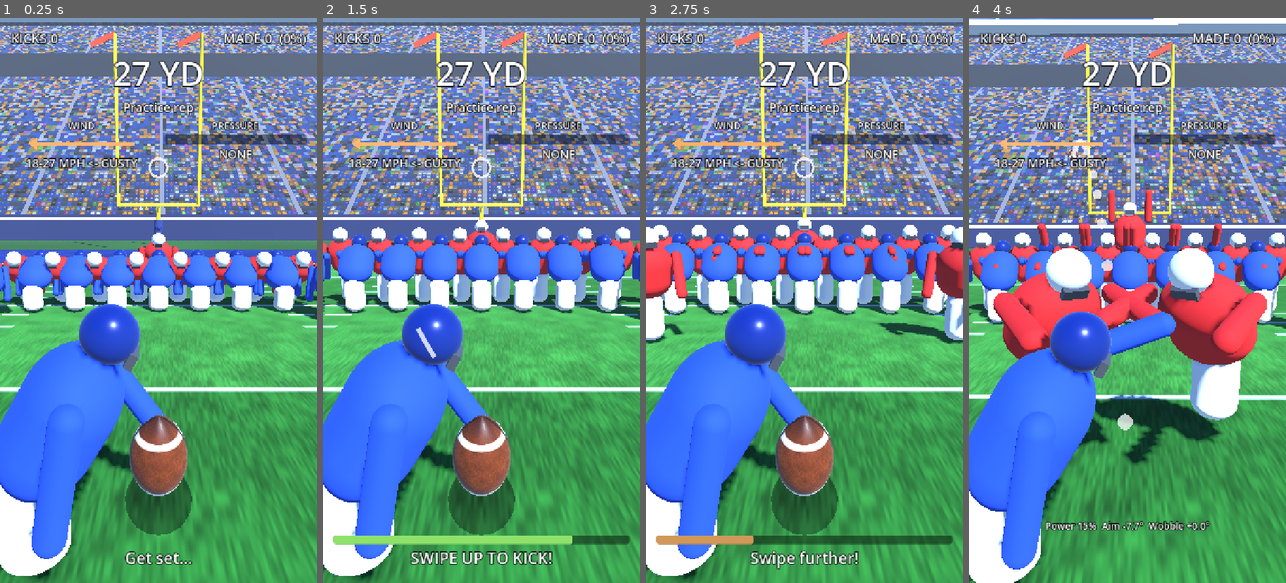
Above: before the commit, frames 1-4 (left to right).
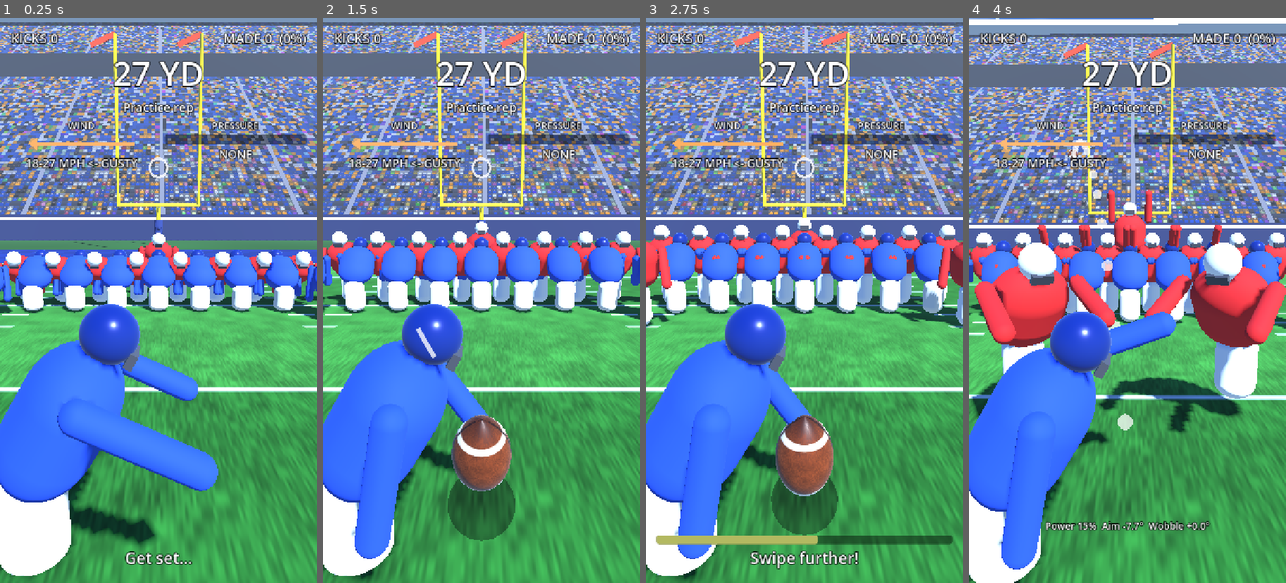
Above: after the commit, the same moments.

Repository: brockd2k9/thekicker
Game: Godot game, scene res://scenes/field_goal.tscn
Two runs of this game, one before a commit and one after it. Both use one fixed random seed, a clock stepped at 60 frames per second and the inputs below.
Inputs (mouse positions are in pixels of both pictures, inside the frame that each line leads up to):
- Up to frame 1 (0.25 s): no input
- Up to frame 2 (1.5 s): move the mouse to (551, 272) at 0.52 s; click (551, 272) at 0.67 s; drag from (418, 328) to (465, 413) at 1.27 s
- Up to frame 3 (2.75 s): move the mouse to (836, 176) at 2.02 s; click (836, 176) at 2.17 s
- Up to frame 4 (4 s): drag from (1111, 413) to (1032, 215) at 2.77 s; move the mouse to (1222, 385) at 3.52 s; click (1222, 385) at 3.67 s

The runs differ from the first frame. In frame 1, 9.0% of the frame differs, in the area x 8-69%, y 59-100%; in frame 2, 6.5%; in frame 3, 5.7%; in frame 4, 16%, in the area x 0-100%, y 30-80%.

Commit message:
Add snap animation
The ball now starts on the line of scrimmage with the long snapper,
spirals back to the holder (who shows a target with both hands), and is
spotted laces out before the kick window opens. The defense's rush clock
starts at the snap, so snap + hold time counts toward a block. Swiping
during the snap shows 'Wait for the hold!'. New SnapAnimator node, a
'catch' sound hook, and tunables snap_travel_time, hold_place_time and
snap_spins.

Co-Authored-By: Claude Opus 5.5 <noreply@anthropic.com>
Claude-Session: https://claude.ai/code/session_01CRka3njGKyGTrrcZ4qfqVE

Diff:
--- a/scenes/field_goal.tscn
+++ b/scenes/field_goal.tscn
@@ -14,6 +14,7 @@
 [ext_resource type="Script" path="res://scripts/input/swipe_input.gd" id="12_swipe"]
 [ext_resource type="PackedScene" path="res://scenes/ui/hud.tscn" id="13_hud"]
 [ext_resource type="Shader" path="res://shaders/sky.gdshader" id="14_sky"]
+[ext_resource type="Script" path="res://scripts/kick/snap_animator.gd" id="15_snap"]
 
 [sub_resource type="ShaderMaterial" id="sky_mat"]
 shader = ExtResource("14_sky")
@@ -79,6 +80,9 @@
 [node name="KickController" type="Node" parent="."]
 script = ExtResource("11_kick")
 
+[node name="SnapAnimator" type="Node" parent="."]
+script = ExtResource("15_snap")
+
 [node name="SwipeInput" type="Node" parent="."]
 script = ExtResource("12_swipe")
 
--- a/scripts/autoload/sfx.gd
+++ b/scripts/autoload/sfx.gd
@@ -3,7 +3,7 @@
 ##
 ## Call  Sfx.play(&"kick")  from anywhere. If res://audio/kick.ogg (or .wav/.mp3)
 ## exists it plays; otherwise nothing breaks (debug builds just print the event).
-## Events used in Phase 1: snap, kick, good, miss, block.
+## Events used in Phase 1: snap, catch, kick, good, miss, block.
 ## Other systems (haptics, crowd, music) can listen to the `played` signal.
 
 signal played(event_name: StringName)
--- a/scripts/config/kick_tuning.gd
+++ b/scripts/config/kick_tuning.gd
@@ -77,6 +77,13 @@
 @export var max_distance_yards: int = 60
 ## Seconds between the attempt appearing and the snap.
 @export var snap_delay: float = 1.0
+## Seconds for the snap to travel from the snapper to the holder's hands.
+@export var snap_travel_time: float = 0.4
+## Seconds for the holder to put the ball down. The kick window starts after this,
+## but the defense starts rushing at the snap.
+@export var hold_place_time: float = 0.18
+## Spiral turns on the snap.
+@export var snap_spins: int = 3
 ## Real seconds the result shows before a tap can start the next kick.
 @export var result_min_display: float = 0.8
 
--- a/scripts/field/field_builder.gd
+++ b/scripts/field/field_builder.gd
@@ -11,6 +11,8 @@
 ## "Play progress" t runs 0 -> 1 over the kick window after the snap:
 ## both lines fire out, the middle of the defense leaps, and the two edge
 ## rushers reach the ball at t = 1 (= BLOCKED).
+
+enum HolderPose { READY, HOLDING, RELEASED }
 
 const FIELD_SHADER := preload("res://shaders/field.gdshader")
 const CROWD_SHADER := preload("res://shaders/crowd.gdshader")
@@ -85,16 +87,31 @@
 	return Vector3.ZERO
 
 
-## Everyone back in their pre-snap stance; holder holding the ball.
+## Where the ball sits in the long snapper's hands before the snap.
+func snap_spot() -> Vector3:
+	return Vector3(0.0, 0.2, LOS_Z)
+
+
+## Where the holder catches the snap.
+func catch_spot() -> Vector3:
+	return Vector3(0.0, 0.75, 0.35)
+
+
+## Everyone back in their pre-snap stance; holder showing a target.
 func reset_play() -> void:
 	set_play_progress(0.0)
-	set_holder_holding(true)
-
-
-## Holder's finger on the ball (true) or pulled away after the kick (false).
-func set_holder_holding(holding: bool) -> void:
+	set_holder_pose(HolderPose.READY)
+
+
+func set_holder_pose(pose: HolderPose) -> void:
 	# The reaching arm is the far one (left), so the camera still sees the ball.
-	_holder.set_pose(0.5, 66.0 if holding else 140.0, 20.0)
+	match pose:
+		HolderPose.READY:
+			_holder.set_pose(0.5, 95.0, 95.0)  # both hands out, a target for the snap
+		HolderPose.HOLDING:
+			_holder.set_pose(0.5, 66.0, 20.0)  # finger on top of the ball
+		HolderPose.RELEASED:
+			_holder.set_pose(0.5, 140.0, 20.0)  # pulled away after the kick
 
 
 ## t: 0 = at the snap, 1 = kick window expired (edge rushers reach the ball).
--- a/scripts/game/field_goal_game.gd
+++ b/scripts/game/field_goal_game.gd
@@ -1,11 +1,12 @@
 extends Node3D
 ## Field-goal scene controller. Runs one attempt at a time:
-##   SETUP (situation shown, aim may wobble) -> snap -> KICK_WINDOW (swipe!)
+##   SETUP (situation shown, aim may wobble) -> SNAP (ball spirals to the holder,
+##   who spots it; the defense is already rushing) -> KICK_WINDOW (swipe!)
 ##   -> FLIGHT -> RESULT (slow-mo beat, tap for next)
 ## It wires the independent pieces together and owns no tuning numbers:
 ## those live in KickTuning (res://tuning/kick_tuning.tres).
 
-enum Phase { SETUP, KICK_WINDOW, FLIGHT, RESULT }
+enum Phase { SETUP, SNAP, KICK_WINDOW, FLIGHT, RESULT }
 
 @export var tuning: KickTuning
 
@@ -21,6 +22,8 @@
 var _attempt_id := 0
 ## Play progress for the two lines (0 at the snap, 1 = edge rushers at the ball).
 var _play_t := 0.0
+## Seconds from snap to block: snap travel + hold + kick window.
+var _play_total := 1.0
 ## True while the finger that tapped "next kick" is still down.
 var _swallow_release := false
 
@@ -32,6 +35,7 @@
 @onready var wind: Wind = $Wind
 @onready var pressure: PressureModel = $Pressure
 @onready var kicker: KickController = $KickController
+@onready var snap: SnapAnimator = $SnapAnimator
 @onready var swipe_input: SwipeInput = $SwipeInput
 @onready var hud: Hud = $Hud
 
@@ -55,20 +59,17 @@
 	field.set_wind(wind.mph, tuning.max_wind_mph + tuning.max_gust_mph)
 	hud.set_live_wind(wind.mph, tuning.max_wind_mph + tuning.max_gust_mph)
 
-	if phase == Phase.SETUP or phase == Phase.KICK_WINDOW:
+	if phase != Phase.FLIGHT and phase != Phase.RESULT:
 		aim_marker.set_aim(pressure.wobble_deg(), situation.distance_m())
+	if phase != Phase.SETUP:
+		# The rush runs on one clock from the snap, and carries on after the kick.
+		_play_t = minf(_play_t + delta / _play_total, 1.0)
+		field.set_play_progress(_play_t)
 	if phase == Phase.KICK_WINDOW:
 		_window_left -= delta
-		var frac := clampf(_window_left / _window_total, 0.0, 1.0)
-		hud.set_window(frac, true)
-		_play_t = 1.0 - frac
-		field.set_play_progress(_play_t)
+		hud.set_window(clampf(_window_left / _window_total, 0.0, 1.0), true)
 		if _window_left <= 0.0:
 			_kick_blocked()
-	elif phase == Phase.FLIGHT or phase == Phase.RESULT:
-		# The play carries on after the kick.
-		_play_t = minf(_play_t + delta / _window_total, 1.0)
-		field.set_play_progress(_play_t)
 
 
 func _physics_process(_delta: float) -> void:
@@ -89,9 +90,9 @@
 	situation.wind_gust_mph = wind.gust_mph
 	field.set_distance(situation.distance_m())
 	_play_t = 0.0
-	_window_total = 1.0
 	field.reset_play()
 	ball.reset(field.hold_spot())
+	snap.set_ready(ball, field.snap_spot())
 	trail.clear()
 	cam.reset_to(field.hold_spot(), situation.distance_m())
 	pressure.setup(situation.pressure, tuning, modifiers)
@@ -105,12 +106,27 @@
 	await get_tree().create_timer(tuning.snap_delay).timeout
 	if my_id != _attempt_id:
 		return
-	phase = Phase.KICK_WINDOW
+	phase = Phase.SNAP
 	_window_total = pressure.kick_window_sec()
 	_window_left = _window_total
+	_play_total = tuning.snap_travel_time + tuning.hold_place_time + _window_total
+	hud.set_hint("")
+	Sfx.play(&"snap")
+	snap.play(ball, field.snap_spot(), field.catch_spot(),
+		tuning.snap_travel_time, tuning.hold_place_time, tuning.snap_spins)
+
+	await snap.caught
+	if my_id != _attempt_id:
+		return
+	field.set_holder_pose(FieldBuilder.HolderPose.HOLDING)
+	Sfx.play(&"catch")
+
+	await snap.placed
+	if my_id != _attempt_id:
+		return
+	phase = Phase.KICK_WINDOW
 	hud.set_window(1.0, true)
 	hud.set_hint("SWIPE UP TO KICK!")
-	Sfx.play(&"snap")
 
 
 func _try_kick(swipe: Swipe) -> void:
@@ -131,7 +147,7 @@
 	ball.launch(shot.velocity, tuning.gravity, wind.acceleration(tuning),
 		tuning.flight_speed_scale, -situation.distance_m(), tuning.ball_spin_speed)
 	trail.start(ball)
-	field.set_holder_holding(false)
+	field.set_holder_pose(FieldBuilder.HolderPose.RELEASED)
 	cam.follow(ball, tuning.camera_follow_strength, tuning.camera_follow_speed)
 	cam.shake(tuning.kick_shake * (0.5 + shot.power))
 	Sfx.play(&"kick", 0.0, lerpf(0.9, 1.15, shot.power))
@@ -143,7 +159,7 @@
 	hud.set_window(0.0, false)
 	_play_t = 1.0
 	field.set_play_progress(1.0)
-	field.set_holder_holding(false)
+	field.set_holder_pose(FieldBuilder.HolderPose.RELEASED)
 	Haptics.pulse(tuning.block_vibration_ms)
 	# Pop the ball up and back off the rusher's hands.
 	var deflect := Vector3(_rng.randf_range(-2.5, 2.5), 5.0, 2.5)
@@ -203,6 +219,8 @@
 	match phase:
 		Phase.SETUP:
 			hud.flash_hint("Wait for the snap!")
+		Phase.SNAP:
+			hud.flash_hint("Wait for the hold!")
 		Phase.KICK_WINDOW:
 			_try_kick(swipe)
 
--- a/scripts/kick/ball.gd
+++ b/scripts/kick/ball.gd
@@ -59,12 +59,26 @@
 	velocity = Vector3.ZERO
 	_crossed = false
 	_has_landed = false
-	_model.rotation = Vector3(deg_to_rad(HOLD_TILT_DEG), 0.0, 0.0)
+	set_pose(hold_position(), hold_rotation())
+
+
+## Where the ball's center sits when held on the spot.
+func hold_position() -> Vector3:
+	var tilt := deg_to_rad(absf(HOLD_TILT_DEG))
+	var stand_height := (LENGTH * 0.5 * sin(tilt) + BASE_RADIUS * cos(tilt)) * _near_scale * 0.92
+	return _spot + Vector3(0.0, HOLD_HEIGHT + stand_height, 0.0)
+
+
+## Model rotation when held on the spot.
+func hold_rotation() -> Vector3:
+	return Vector3(deg_to_rad(HOLD_TILT_DEG), 0.0, 0.0)
+
+
+## Place the (not flying) ball anywhere, e.g. during the snap animation.
+func set_pose(pos: Vector3, model_rotation: Vector3) -> void:
+	global_position = pos
+	_model.rotation = model_rotation
 	_apply_visual_scale()
-	var s := _model.scale.x
-	var tilt := deg_to_rad(absf(HOLD_TILT_DEG))
-	var stand_height := (LENGTH * 0.5 * sin(tilt) + BASE_RADIUS * cos(tilt)) * s * 0.92
-	global_position = spot + Vector3(0.0, HOLD_HEIGHT + stand_height, 0.0)
 	_update_shadow()
 
 
--- /dev/null
+++ b/scripts/kick/snap_animator.gd
@@ -0,0 +1,52 @@
+class_name SnapAnimator
+extends Node
+## The snap: the ball sits on the line of scrimmage in the long snapper's
+## hands, spirals back to the holder, and the holder spots it for the kick.
+## Pure animation: it only moves the ball and reports when each step is done.
+
+## The holder has the ball in their hands.
+signal caught
+## The ball is down on the spot; it can be kicked.
+signal placed
+
+## Peak height (m) added to the straight line from snapper to holder.
+@export var arc_height: float = 0.25
+
+var _tween: Tween
+
+
+## Put the ball in the snapper's hands, lying flat and pointing back at us.
+func set_ready(ball: Ball, snap_spot: Vector3) -> void:
+	stop()
+	ball.set_pose(snap_spot, Vector3.ZERO)
+
+
+## Run the whole snap. travel_time: snapper to holder's hands.
+## place_time: hands to the ground. spins: whole spiral turns in the air.
+func play(ball: Ball, snap_spot: Vector3, catch_pos: Vector3,
+		travel_time: float, place_time: float, spins: int) -> void:
+	stop()
+	_tween = create_tween()
+	_tween.tween_method(_travel_step.bind(ball, snap_spot, catch_pos, spins),
+		0.0, 1.0, travel_time)
+	_tween.tween_callback(caught.emit)
+	_tween.tween_method(_place_step.bind(ball, catch_pos, ball.hold_position(), ball.hold_rotation()),
+		0.0, 1.0, place_time).set_ease(Tween.EASE_OUT).set_trans(Tween.TRANS_QUAD)
+	_tween.tween_callback(placed.emit)
+
+
+func stop() -> void:
+	if _tween != null and _tween.is_valid():
+		_tween.kill()
+	_tween = null
+
+
+func _travel_step(t: float, ball: Ball, from: Vector3, to: Vector3, spins: int) -> void:
+	var p := from.lerp(to, t)
+	p.y += sin(t * PI) * arc_height
+	# Nose-first spiral around the long axis. Whole turns, so it lands at 0.
+	ball.set_pose(p, Vector3(0.0, 0.0, t * spins * TAU))
+
+
+func _place_step(t: float, ball: Ball, from: Vector3, to: Vector3, rot: Vector3) -> void:
+	ball.set_pose(from.lerp(to, t), Vector3.ZERO.lerp(rot, t))
Not shown: 1 places in scenes/field_goal.tscn that only renumber resources
Not shown, changed: PLAYTEST.md
